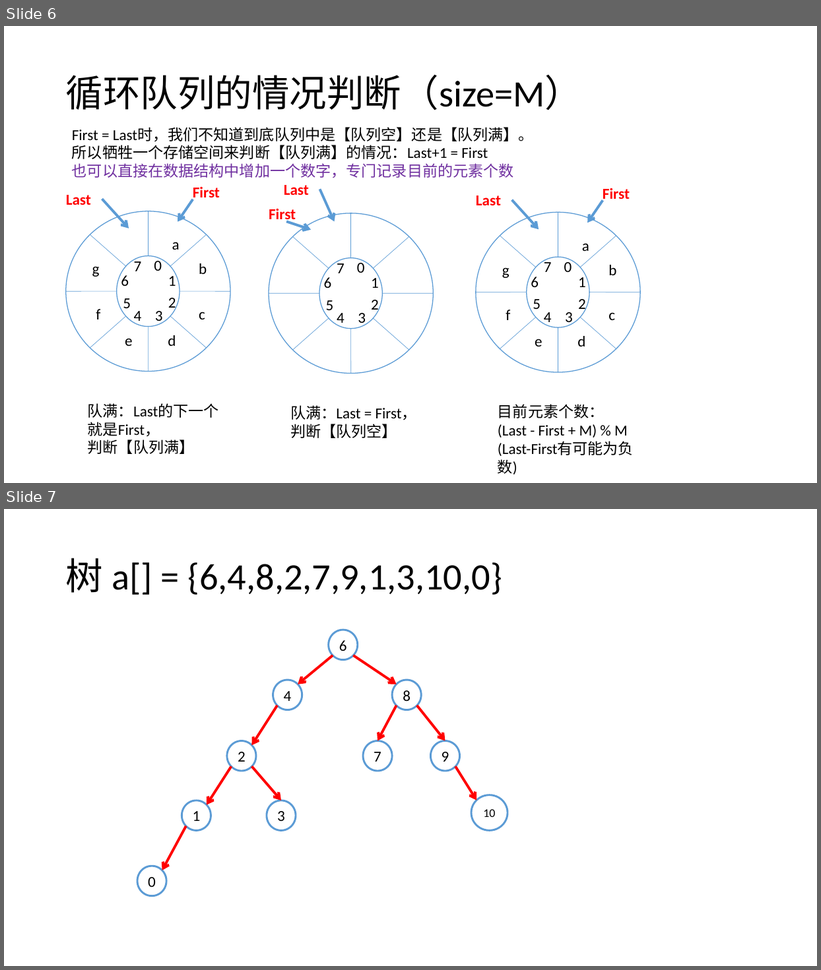
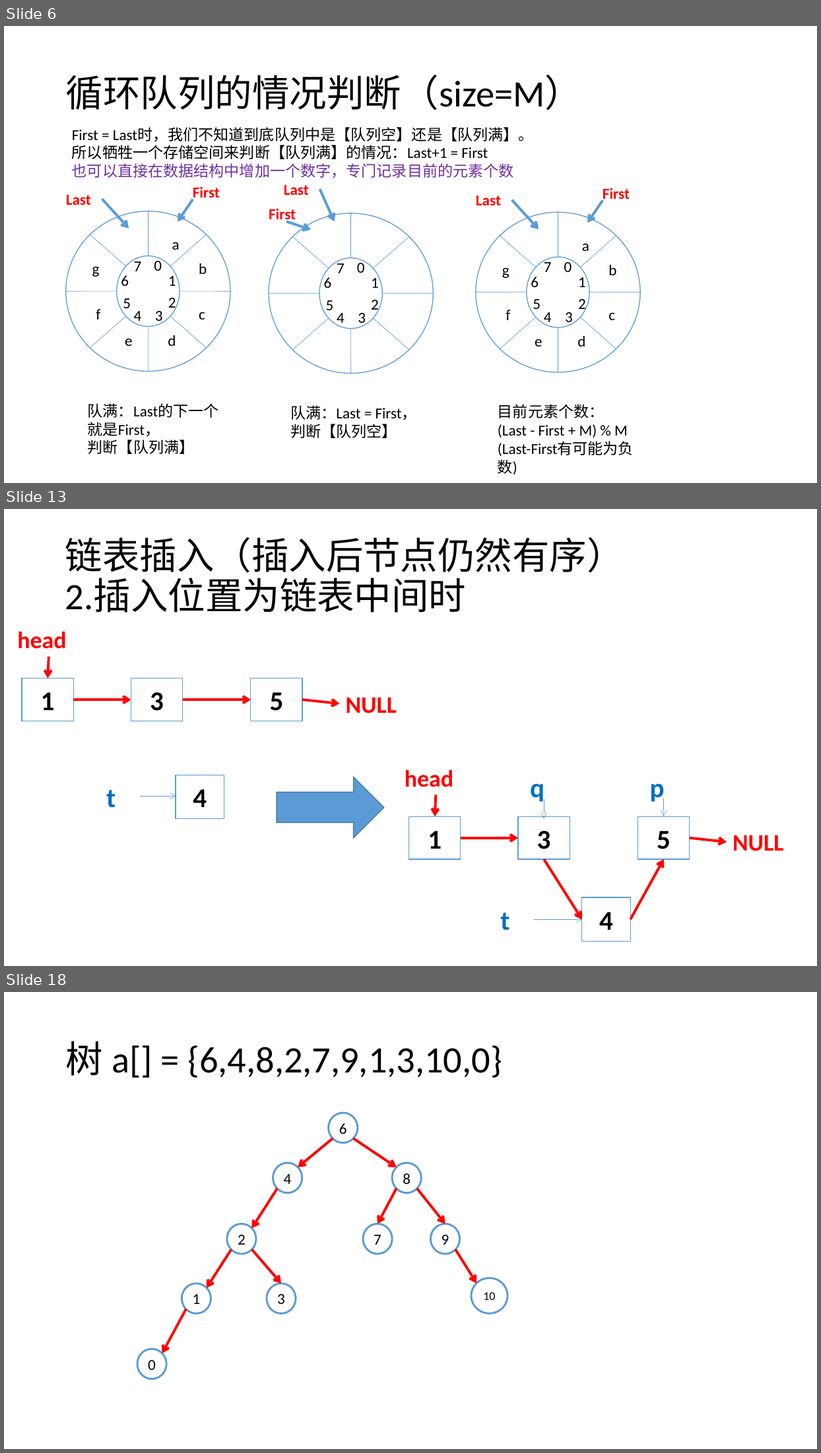
Before and after one commit to Waynefn/cpp_ds_algo, a slide deck: 课件/课件素材.pptx. Shown one above the other, each under a label of ours: slides 6 and 7 before the commit, slides 6, 13 and 18 after it; the slides between them are not shown. The pictures are 821x970 and 821x1453 pixels, drawn with LibreOffice and Linux fonts; fonts in the diff are those of the drawing. Boxes give left, top, right and bottom in pixels: in the first picture for what was removed or moved away, otherwise in the second. Text is boxed around its words. In the diff, an @@ line names an element or a change of style, - is before the commit and + after.

```diff
--- a/课件/课件素材.pptx
+++ b/课件/课件素材.pptx
@@ slide 13 added at <box>4,509,817,966</box>, background #FFFFFF @@
@@ title added at <box>65,537,624,613</box>, 44 pt, text #000000 @@
+链表插入（插入后节点仍然有序）
+2.插入位置为链表中间时
@@ group added at <box>17,631,397,722</box>: 4 arrows, 3 rectangles, 2 texts @@
+1
+3
+5
+head
+NULL
@@ rectangle added at <box>176,775,225,819</box>, fill #FFFFFF, outline #5B9BD5 1 pt, 32 pt, text #000000, bold @@
+4
@@ right arrow added at <box>277,778,384,838</box>, fill #5B9BD5, outline #43739E 1 pt @@
@@ text added at <box>530,784,545,805</box>, 32 pt, text #0070C0, bold @@
+q
@@ text added at <box>650,784,665,805</box>, 32 pt, text #0070C0, bold @@
+p
@@ text added at <box>106,790,116,808</box>, 32 pt, text #0070C0, bold @@
+t
@@ arrow added from (140, 796) to (176, 796), #5B9BD5 0.5 pt @@
@@ arrow added from (544, 799) to (544, 819), #5B9BD5 0.5 pt @@
@@ arrow added from (664, 799) to (664, 817), #5B9BD5 0.5 pt @@
@@ group added at <box>405,770,783,859</box>: 3 rectangles, 3 arrows, 2 texts @@
+1
+3
+5
+head
+NULL
@@ arrow added from (544, 859) to (582, 920), #FF0000 3 pt @@
@@ arrow added from (630, 920) to (664, 859), #FF0000 3 pt @@
@@ rectangle added at <box>582,898,631,941</box>, fill #FFFFFF, outline #5B9BD5 1 pt, 32 pt, text #000000, bold @@
+4
@@ text added at <box>500,913,510,931</box>, 32 pt, text #0070C0, bold @@
+t
@@ arrow added from (534, 920) to (582, 920), #5B9BD5 0.5 pt @@
@@ what was slide 7 is now slide 18 @@
```
Also in this commit, not shown: 10 other slides added, 3 other files.
